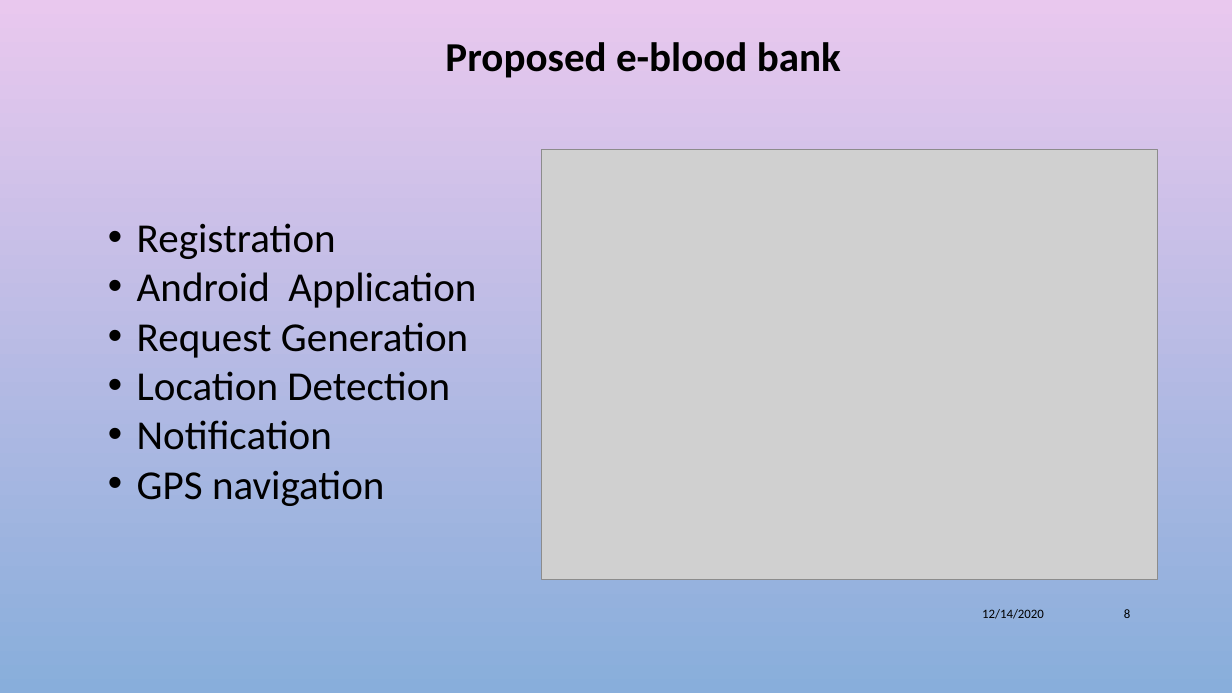
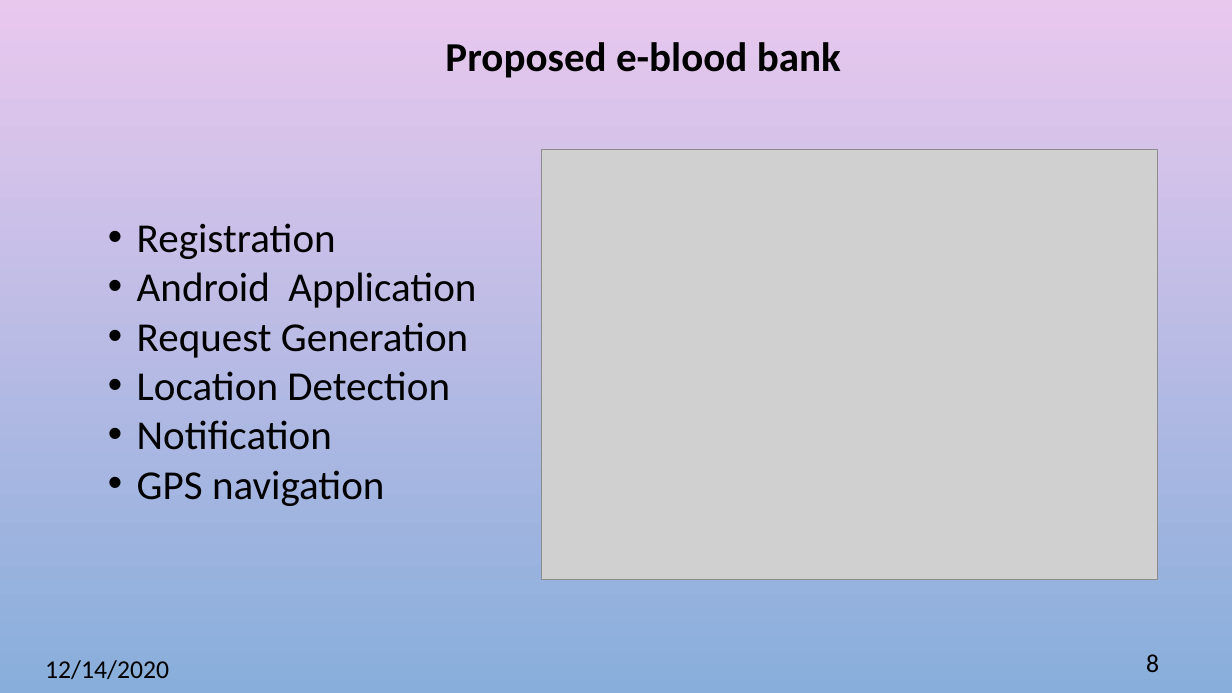
Before and after one commit to deuja14/e-blood-bank, a slide deck: slide 8 of E-BloodBank_proposal.pptx. Drawn at 1232x693 pixels with LibreOffice and Linux fonts; fonts in the diff are those of the drawing; grey boxes stand for pictures; background and template pictures are left out. Boxes give left, top, right and bottom in pixels: in the first picture for what was removed or moved away, otherwise in the second. Text is boxed around its words. In the diff, an @@ line names an element or a change of style, - is before the commit and + after.

Commit message:
edited slide

```diff
--- a/E-BloodBank_proposal.pptx
+++ b/E-BloodBank_proposal.pptx
@@ text "12/14/2020" at <box>45,660,169,679</box>: size 10 to 20 pt @@
@@ text "12/14/2020": place and size @@
-text "12/14/2020" at <box>982,609,1044,619</box>
+text "12/14/2020" at <box>45,660,169,679</box>
@@ page number: place and size @@
-page number at <box>1124,609,1130,618</box>
+page number at <box>1146,654,1159,672</box>
@@ page number at <box>1146,654,1159,672</box>: size 10 to 20 pt @@
```
Also in this commit, not shown: 1 other slide changed.
